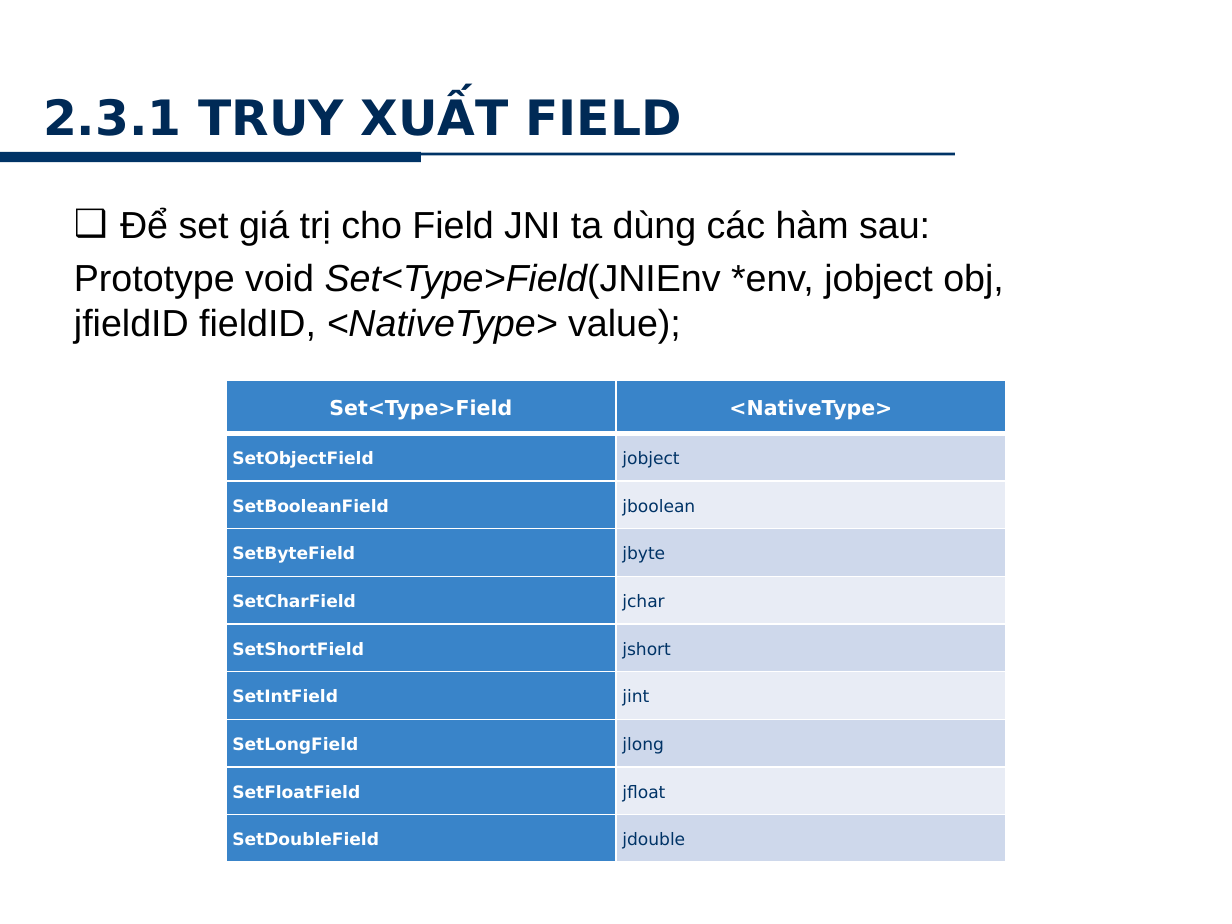
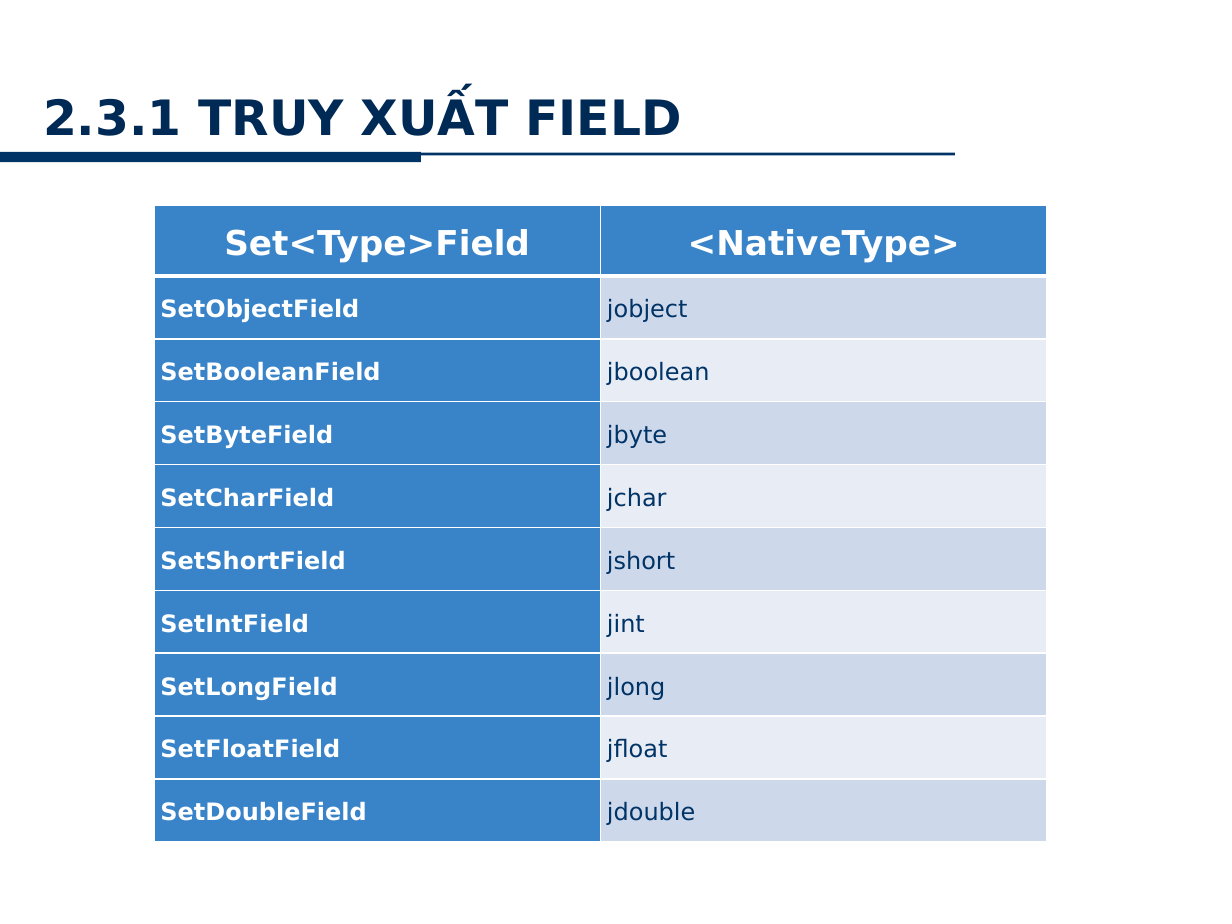
Before and after one commit to minhkhanh/UofS-Java, a slide deck: slide 13 of Seminar_JNI/Slide_00.pptx. Drawn at 1232x924 pixels with LibreOffice and Linux fonts; fonts in the diff are those of the drawing; background and template pictures are left out. Boxes give left, top, right and bottom in pixels: in the first picture for what was removed or moved away, otherwise in the second. Text is boxed around its words. In the diff, an @@ line names an element or a change of style, - is before the commit and + after.

```diff
--- a/Seminar_JNI/Slide_00.pptx
+++ b/Seminar_JNI/Slide_00.pptx
@@ text removed at [74, 209, 1004, 344] @@
-  ❑ Để set giá trị cho Field JNI ta dùng các hàm sau:
-  Prototype void Set<Type>Field(JNIEnv *env, jobject obj,
-  jfieldID fieldID, <NativeType> value);
@@ table at [154, 206, 1046, 843] @@
@@ size 12 to 20 pt in "Set<Type>Field", "<NativeType>" @@
@@ size 10 to 14 pt in "SetObjectField", "jobject", "SetBooleanField", "jboolean" and 14 more places @@
@@ table: place and size @@
-table at [225, 379, 1007, 862]
+table at [154, 206, 1046, 843]
```
Also in this commit, not shown: 13 other slides changed, 3 slides added.
